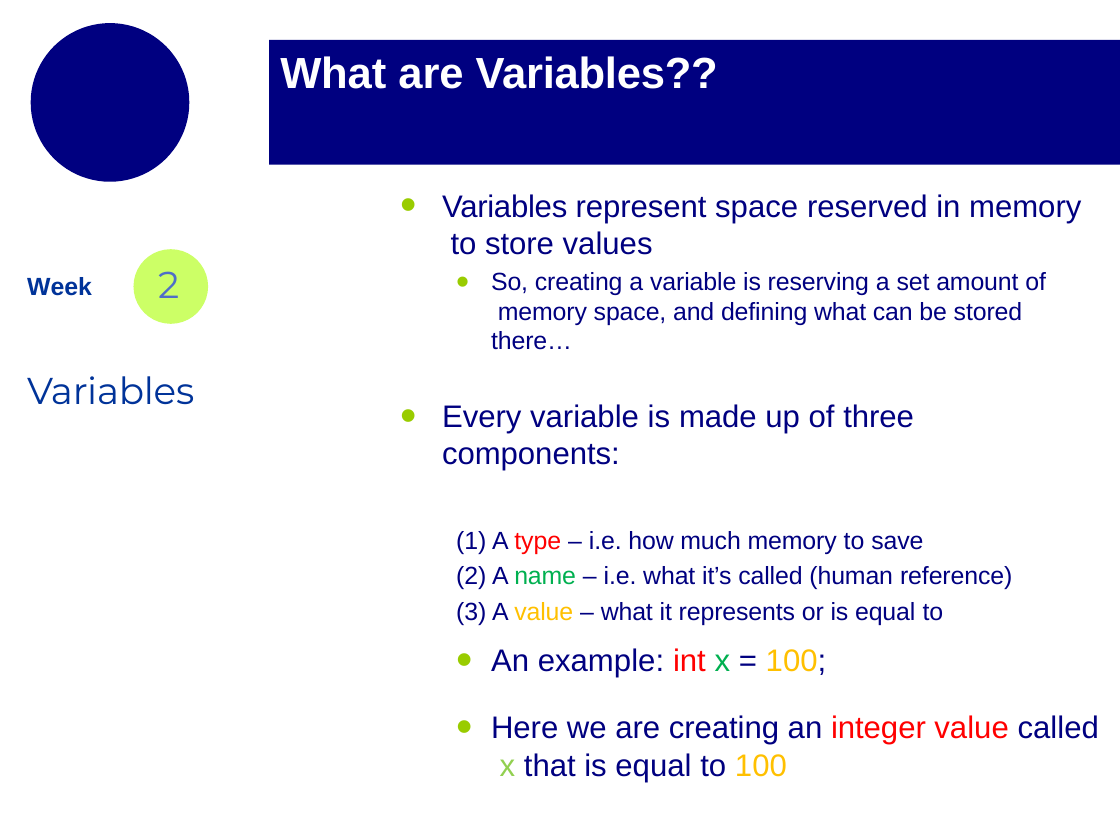
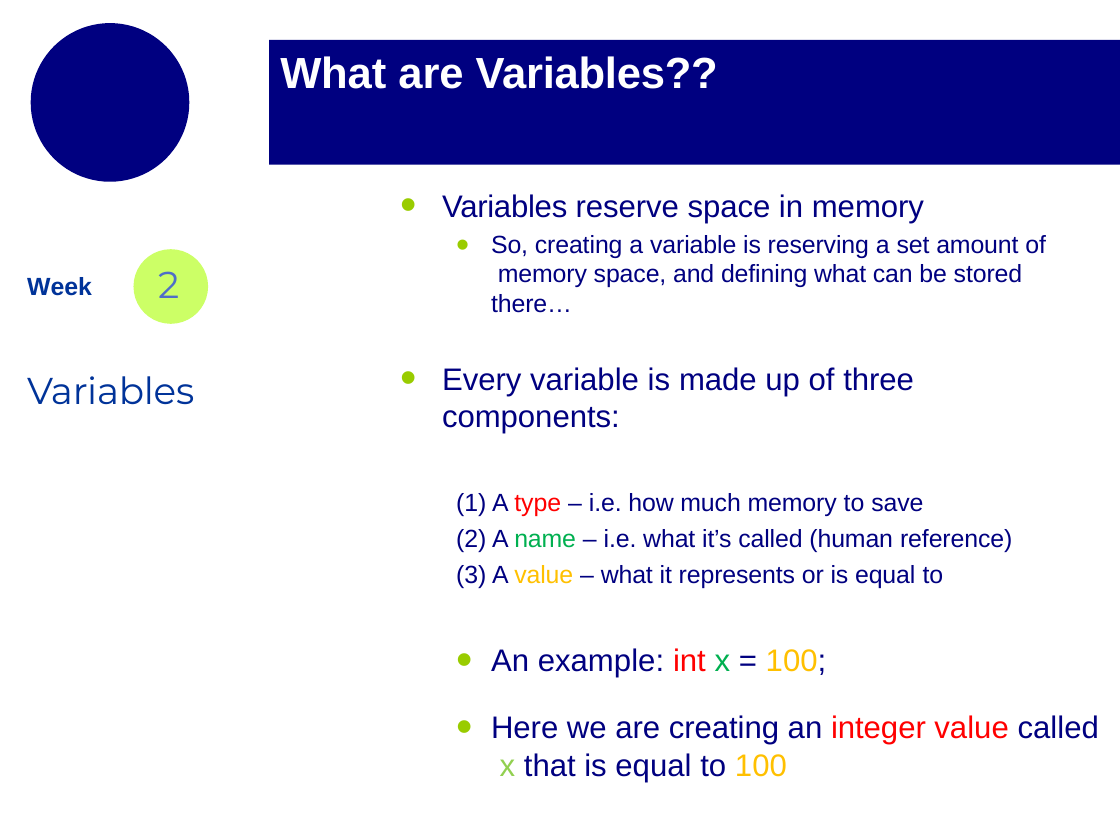
Before and after one commit to mikejohnson51/geog178_2019, a slide deck: slide 4 of section_slides/week2_section_slides_2.pptx. Drawn at 1120x840 pixels with LibreOffice and Linux fonts; fonts in the diff are those of the drawing; background and template pictures are left out. Boxes give left, top, right and bottom in pixels: in the first picture for what was removed or moved away, otherwise in the second. Text is boxed around its words. In the diff, an @@ line names an element or a change of style, - is before the commit and + after.

```diff
--- a/section_slides/week2_section_slides_2.pptx
+++ b/section_slides/week2_section_slides_2.pptx
@@ text at bbox=[442, 194, 924, 223]: text changed @@
-• Variables represent space reserved in memory to store values
+• Variables reserve space in memory
```
Also in this commit, not shown: 26 other slides changed, 1 slide added, 3 other files.
